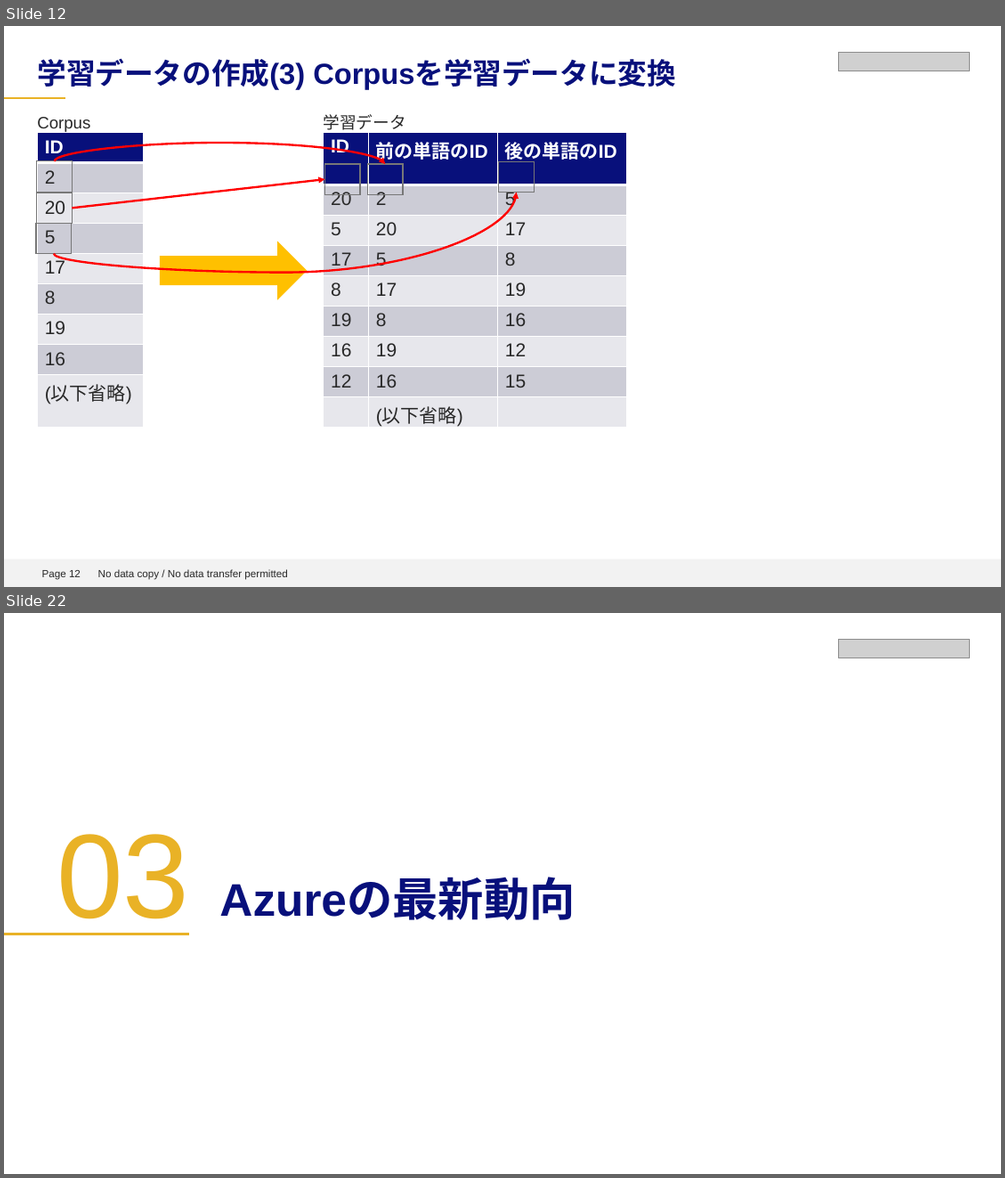
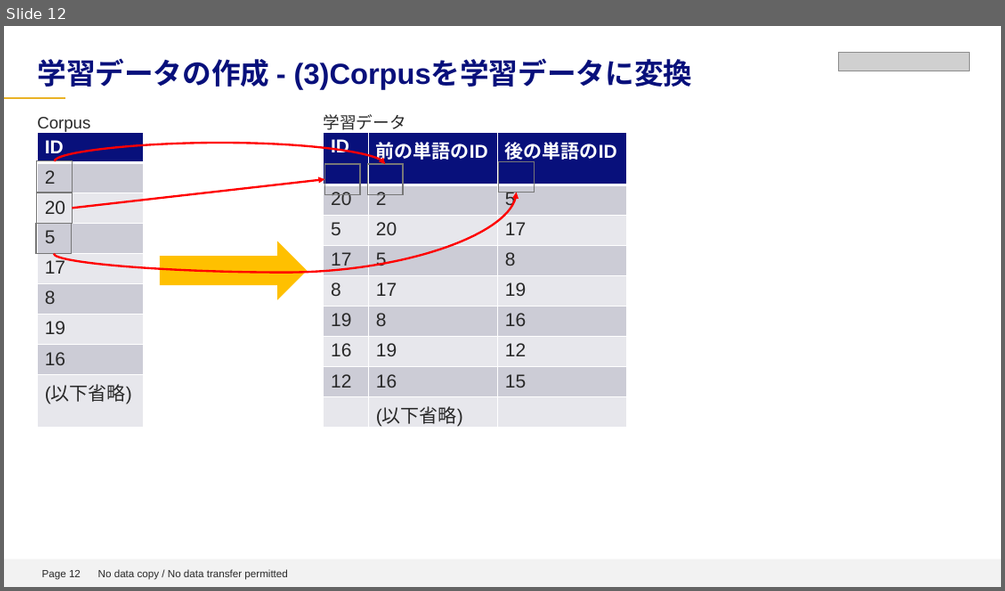
Before and after one commit to sunday-robot/DeepLerningKot, a slide deck: word2vecの紹介.pptx. Shown one above the other, each under a label of ours: slides 12 and 22 before the commit, slide 12 after it; the slides between them are not shown. The pictures are 1005x1178 and 1005x591 pixels, drawn with LibreOffice and Linux fonts; fonts in the diff are those of the drawing; grey boxes stand for pictures; background and template pictures are left out. Boxes give left, top, right and bottom in pixels: in the first picture for what was removed or moved away, otherwise in the second. Text is boxed around its words. In the diff, an @@ line names an element or a change of style, - is before the commit and + after.

```diff
--- a/word2vecの紹介.pptx
+++ b/word2vecの紹介.pptx
@@ slide 22 removed at bbox=[4, 613, 1001, 1174], background #FFFFFF @@
@@ picture removed at bbox=[839, 639, 970, 657] @@
@@ text removed at bbox=[57, 834, 189, 935] @@
-03
@@ text removed at bbox=[219, 879, 574, 920] @@
-Azureの最新動向
@@ freeform shape removed at bbox=[4, 933, 189, 933] @@
@@ slide 12 changed as well @@
@@ title at bbox=[37, 58, 693, 89]: text changed @@
-学習データの作成(3) Corpusを学習データに変換
+学習データの作成 - (3)Corpusを学習データに変換
```
Also in this commit, not shown: 8 other slides changed, 2 slides added, 12 other slides removed.
